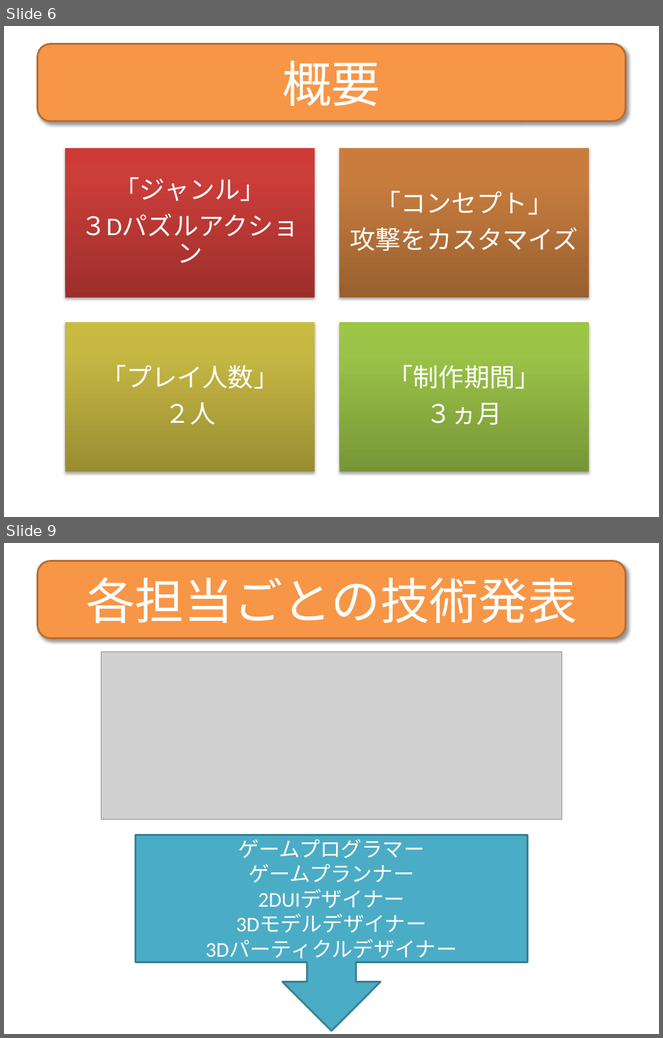
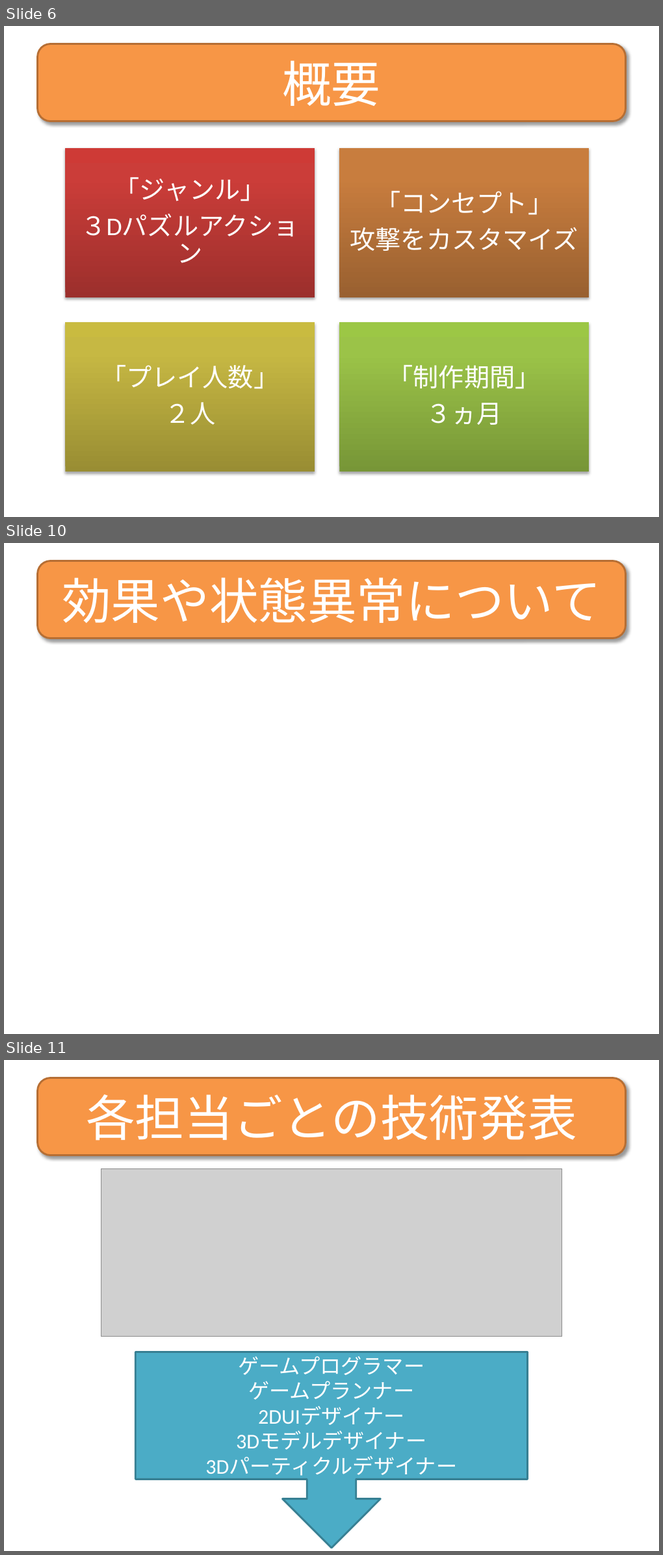
Before and after one commit to TeamNogic/Nogic, a slide deck: プレゼン/Nogic.pptx. Shown one above the other, each under a label of ours: slides 6 and 9 before the commit, slides 6, 10 and 11 after it; the slides between them are not shown. The pictures are 663x1038 and 663x1555 pixels, drawn with LibreOffice and Linux fonts; fonts in the diff are those of the drawing; grey boxes stand for pictures. Boxes give left, top, right and bottom in pixels: in the first picture for what was removed or moved away, otherwise in the second. Text is boxed around its words. In the diff, an @@ line names an element or a change of style, - is before the commit and + after.

```diff
--- a/プレゼン/Nogic.pptx
+++ b/プレゼン/Nogic.pptx
@@ slide 10 added at [4, 543, 659, 1034], background #FFFFFF @@
@@ rounded rectangle added at [37, 561, 626, 638], fill #F79646, outline #B76F34 2 pt, 54 pt, text #FFFFFF @@
+効果や状態異常について
@@ what was slide 9 is now slide 11 @@
```
Also in this commit, not shown: 2 slides changed, 6 other slides added, 15 other files.
